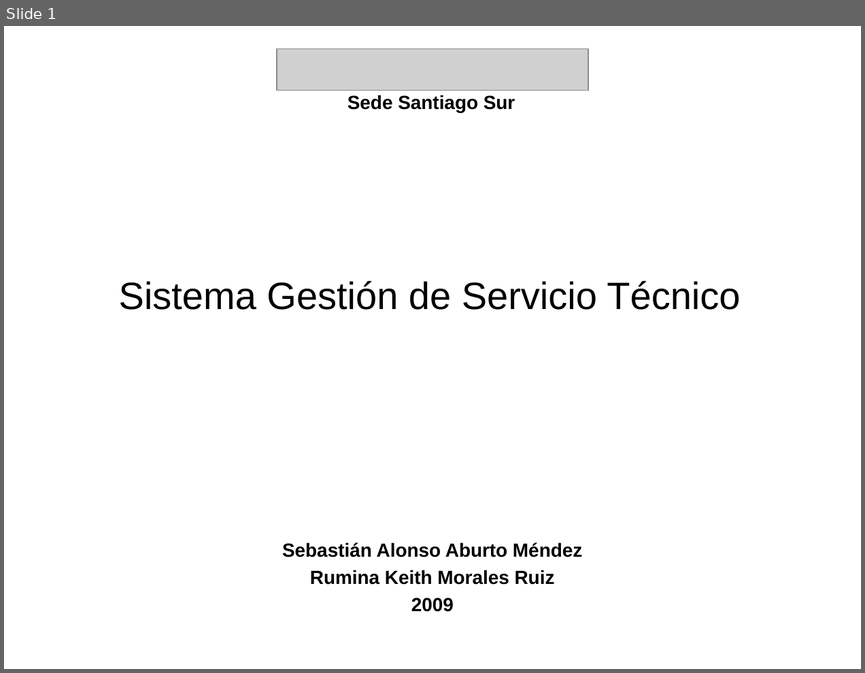
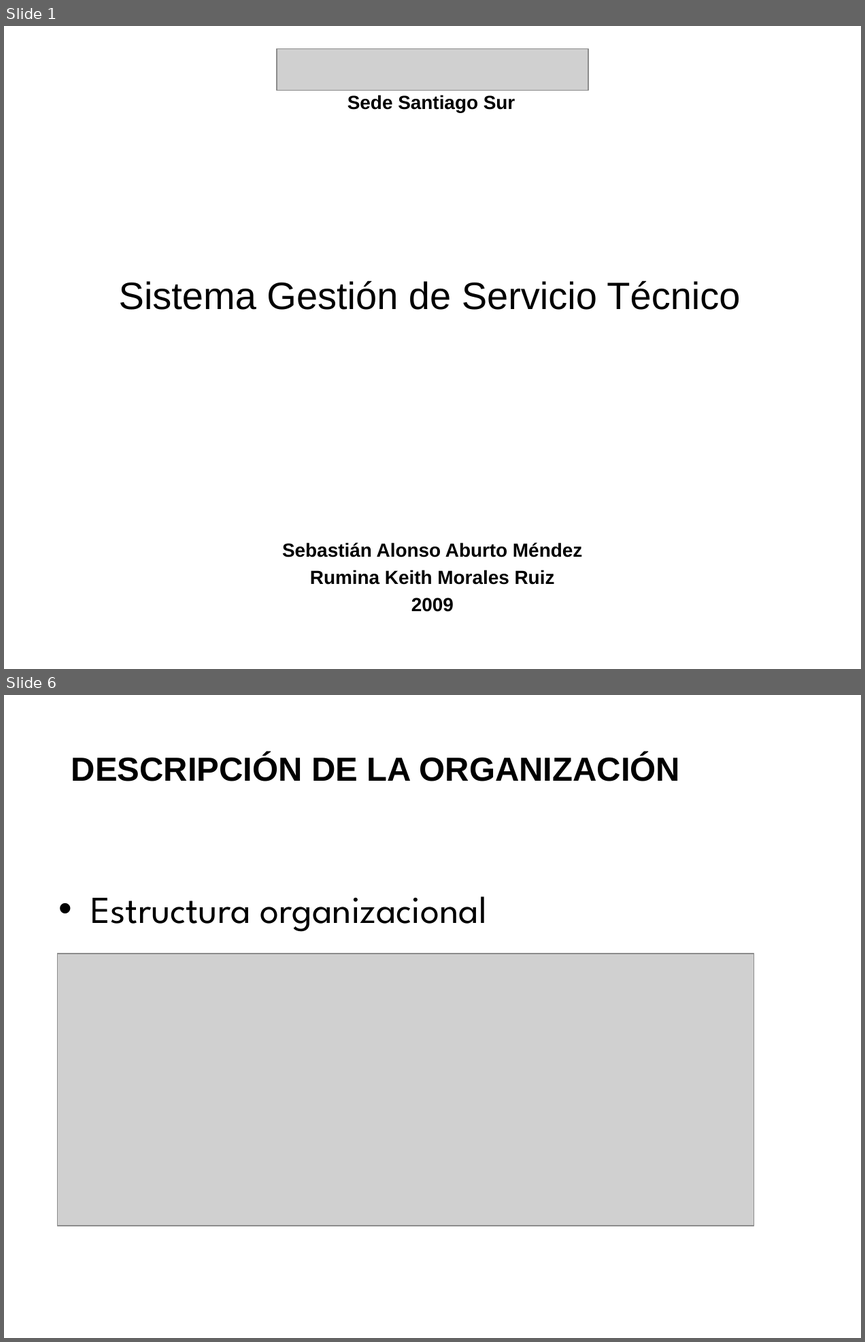
Before and after one commit to saburto/sigset, a slide deck: sigset/documentos/Documentos finales/Presentacion.pptx. Shown one above the other, each under a label of ours: slide 1 before the commit, slides 1 and 6 after it; the slides between them are not shown. The pictures are 865x673 and 865x1342 pixels, drawn with LibreOffice and Linux fonts; fonts in the diff are those of the drawing; grey boxes stand for pictures; background and template pictures are left out. Boxes give left, top, right and bottom in pixels: in the first picture for what was removed or moved away, otherwise in the second. Text is boxed around its words. In the diff, an @@ line names an element or a change of style, - is before the commit and + after.

```diff
--- a/sigset/documentos/Documentos finales/Presentacion.pptx
+++ b/sigset/documentos/Documentos finales/Presentacion.pptx
@@ slide 6 added at (4,695,861,1338), background picture (left out) @@
@@ text added at (71,754,680,781), 28 pt, text #000000, bold @@
+DESCRIPCIÓN DE LA ORGANIZACIÓN
@@ text added at (90,896,487,932), 32 pt, text #000000 @@
+• Estructura organizacional
@@ picture added at (57,954,753,1225) @@
```
Also in this commit, not shown: 3 slides changed, 23 other slides added, 1 slide removed.
